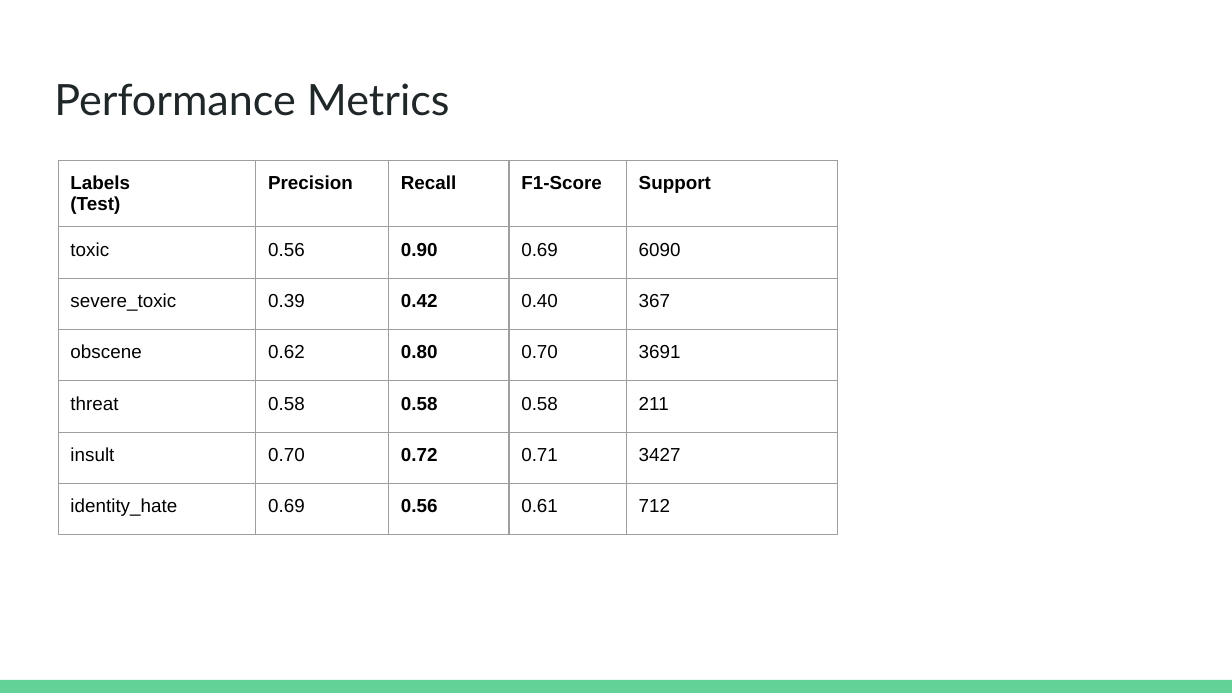
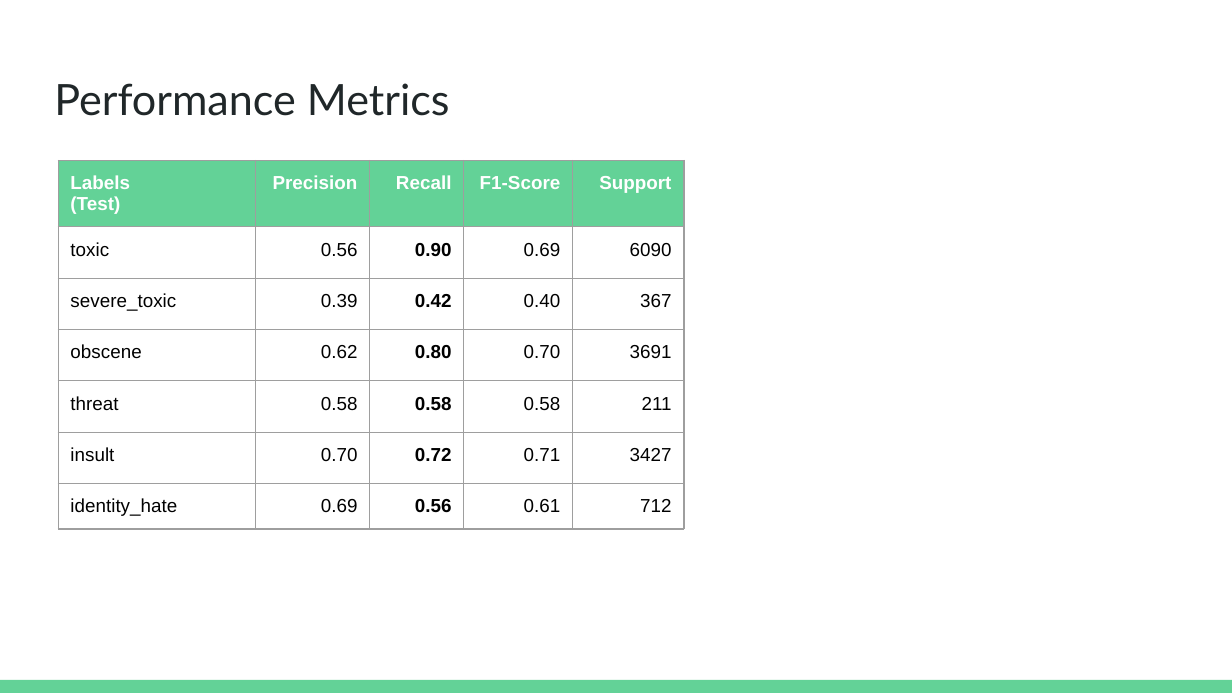
Before and after one commit to melvin-vellera/identifying-sensitive-content, a slide deck: slide 8 of Identifying Sensitive Content.pptx. Drawn at 1232x693 pixels with LibreOffice and Linux fonts; fonts in the diff are those of the drawing; background and template pictures are left out. Boxes give left, top, right and bottom in pixels: in the first picture for what was removed or moved away, otherwise in the second. Text is boxed around its words. In the diff, an @@ line names an element or a change of style, - is before the commit and + after.

```diff
--- a/Identifying Sensitive Content.pptx
+++ b/Identifying Sensitive Content.pptx
@@ table at (x1=58, y1=160, x2=683, y2=564) @@
@@ fill none to #63D297 in row 1 @@
@@ text colour #000000 to #FFFFFF in "Labels", "(Test)", "Precision", "Recall" and 2 more places @@
@@ alignment left to right @@
@@ table resized from (x1=58, y1=160, x2=837, y2=564) to (x1=58, y1=160, x2=683, y2=564) @@
```
Also in this commit, not shown: 4 other slides changed.
